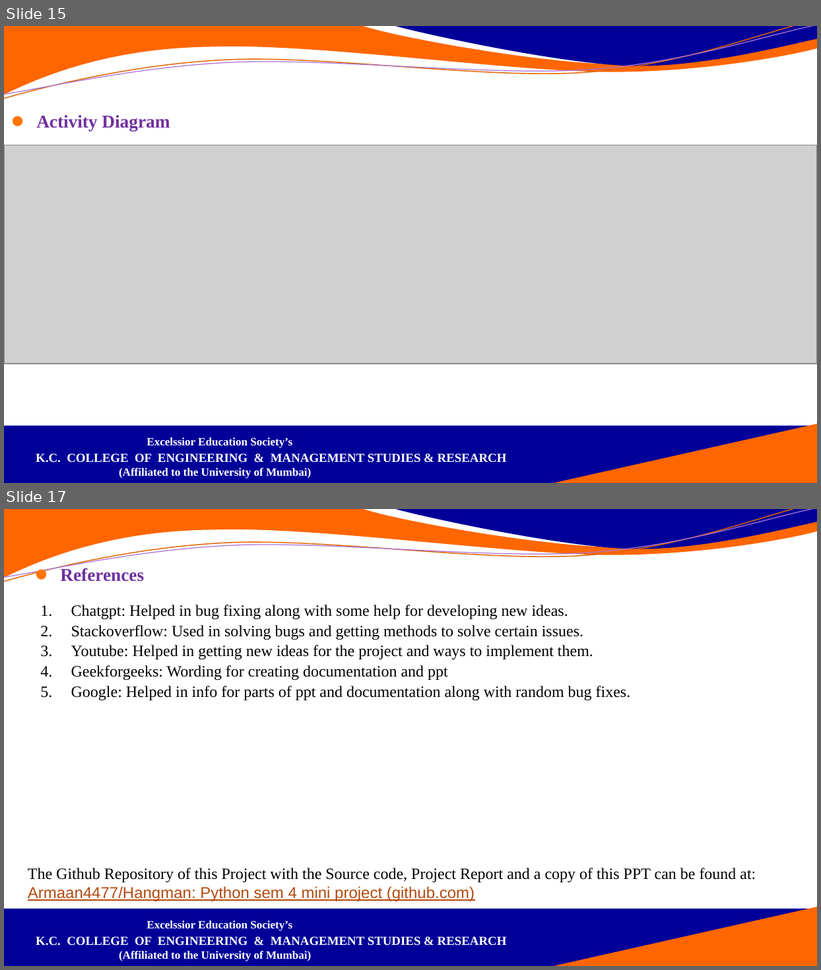
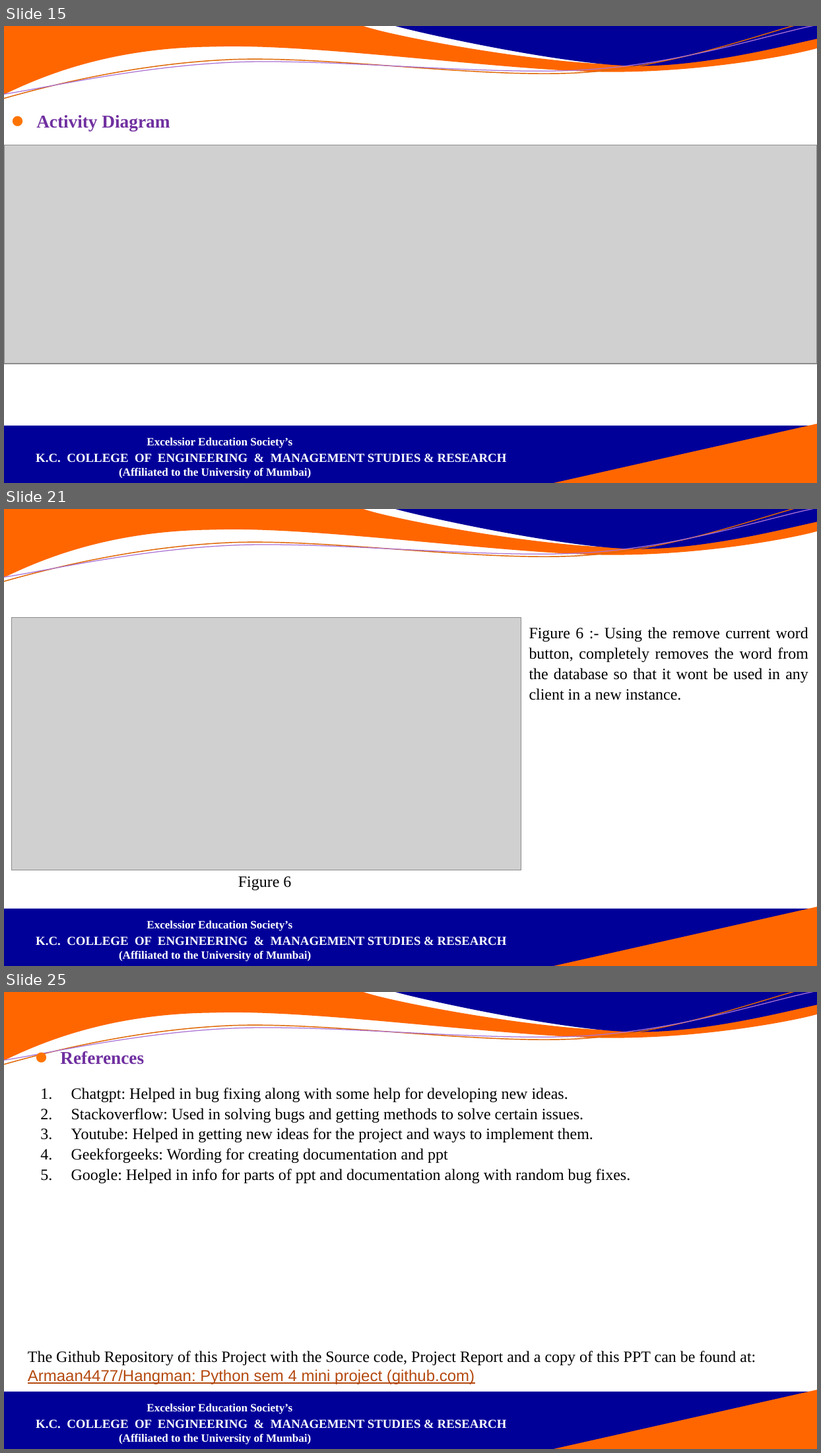
Before and after one commit to Armaan4477/Hangman, a slide deck: Documentation and ppt/PPT/Hangman_ppt.pptx. Shown one above the other, each under a label of ours: slides 15 and 17 before the commit, slides 15, 21 and 25 after it; the slides between them are not shown. The pictures are 821x970 and 821x1453 pixels, drawn with LibreOffice and Linux fonts; fonts in the diff are those of the drawing; grey boxes stand for pictures; background and template pictures are left out. Boxes give left, top, right and bottom in pixels: in the first picture for what was removed or moved away, otherwise in the second. Text is boxed around its words. In the diff, an @@ line names an element or a change of style, - is before the commit and + after.

```diff
--- a/Documentation and ppt/PPT/Hangman_ppt.pptx
+++ b/Documentation and ppt/PPT/Hangman_ppt.pptx
@@ slide 21 added at (x1=4, y1=509, x2=817, y2=966), background #FFFFFF; not listed: 6 template elements that a slide beside it also shows @@
@@ picture added at (x1=11, y1=618, x2=521, y2=871) @@
@@ text added at (x1=529, y1=627, x2=809, y2=700), 14 pt, text #000000 @@
+Figure 6 :- Using the remove current word button, completely removes the word from the database so that it wont be used in any client in a new instance.
@@ text added at (x1=238, y1=877, x2=291, y2=890), 14 pt, text #000000 @@
+Figure 6
@@ what was slide 17 is now slide 25 @@
```
Also in this commit, not shown: 8 other slides added, 1 slide removed.
